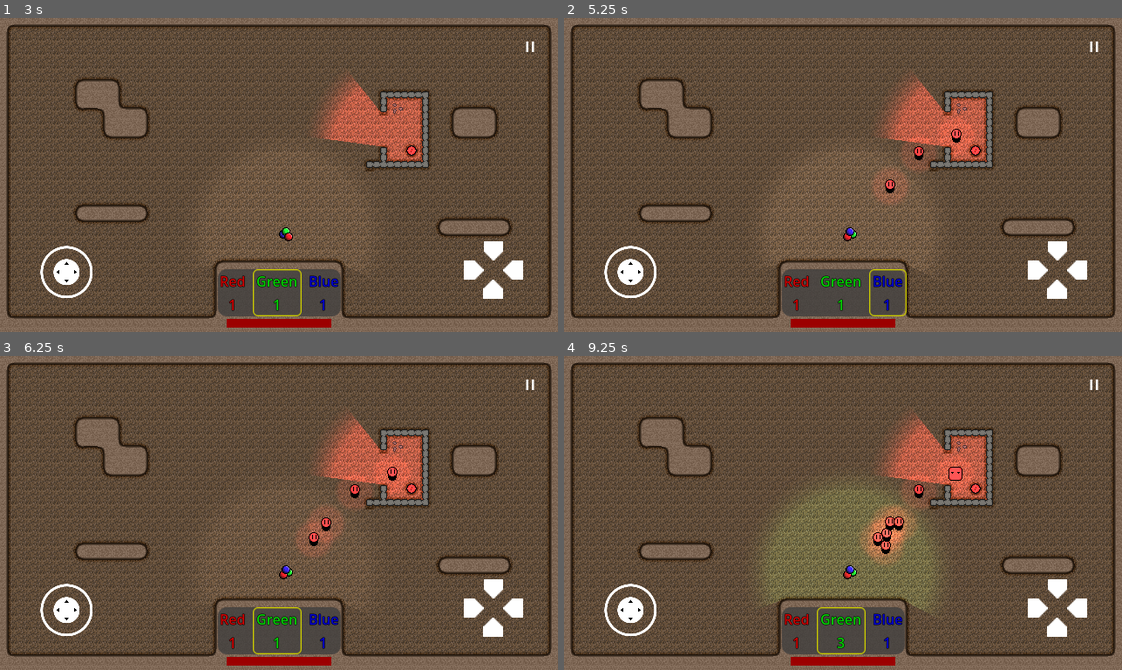
Above: before the commit, frames 1-4 (two rows, left to right).
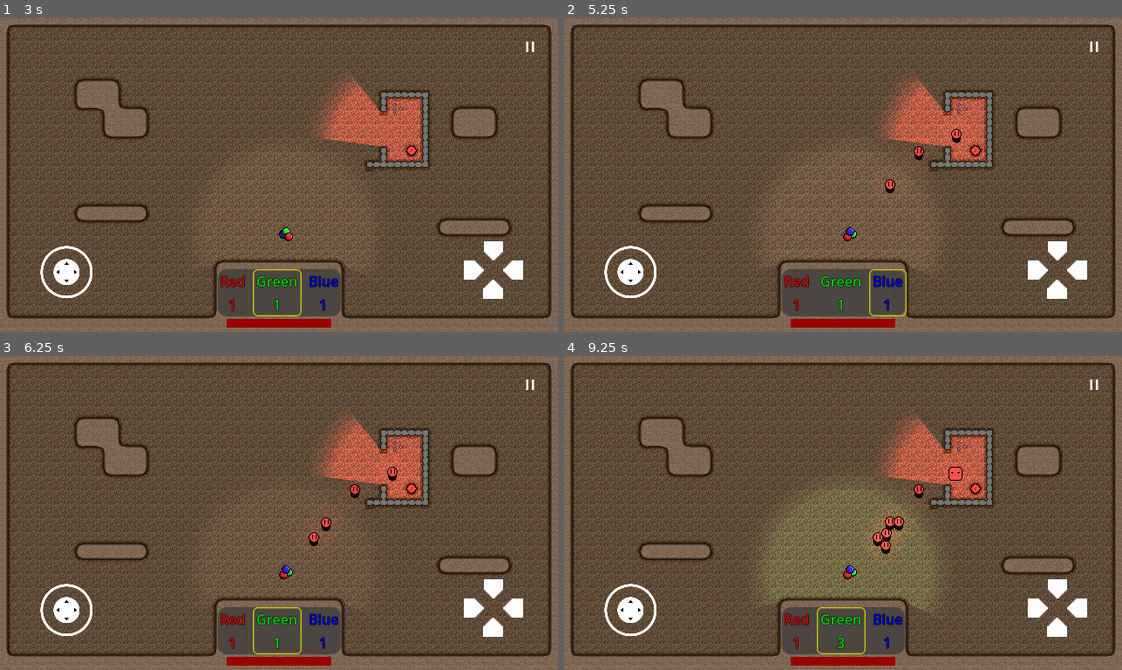
Above: after the commit, the same moments.

Repository: Degenerate-Games/shadows-below
Game: Godot game, scene res://scenes/menus/main_menu.tscn
The game is run twice, just before and just after one commit, with the same random seed, the same clock (stepped at 60 frames per second) and the same inputs. Sound files missing from this copy of the repository are replaced by a short silence.
Inputs (mouse positions are in pixels of both pictures, inside the frame that each line leads up to):
- Up to frame 1 (3 s): click (279, 206) at 0.5 s; click (279, 206) at 1.25 s; click "Endless Mode" at 2 s; tap Enter at 2.75 s; move the mouse to (401, 159) at 2.77 s; hold L (mixing_ui_right) from 2.78 s (still down); tap B (bake) at 2.85 s; click (401, 159) at 2.92 s
- Up to frame 2 (5.25 s): release L (mixing_ui_right) at 3.5 s; drag from (731, 190) to (848, 234) at 3.52 s; move the mouse to (898, 105) at 4.27 s; hold L (mixing_ui_right) 4.28-5 s; tap B (bake) at 4.35 s; drag from (815, 237) to (569, 178) at 5.02 s
- Up to frame 3 (6.25 s): move the mouse to (446, 560) at 5.77 s; hold J (mixing_ui_left) from 5.78 s (still down); tap B (bake) at 5.85 s
- Up to frame 4 (9.25 s): release J (mixing_ui_left) at 6.5 s; drag from (675, 465) to (569, 516) at 6.52 s; move the mouse to (870, 513) at 7.27 s; hold K (mixing_ui_down) 7.28-8 s; tap B (bake) at 7.35, 8.85 s; click (870, 513) at 7.42 s; drag from (759, 434) to (1116, 516) at 8.02 s; move the mouse to (965, 497) at 8.77 s; hold I (mixing_ui_up) from 8.78 s (still down)

Frame 1 is identical in both runs. In frame 2, less than 0.1% of the frame differs, in the area x 55-67%, y 40-59%; in frame 3, 0.3%; in frame 4, 0.7%, in the area x 53-67%, y 40-67%.
Error in both runs: Division by zero error in operator '/'. (res://scripts/room.gd:32)

Commit message:
Add aura pulsing to enemies and enable damaging the player

Diff:
--- a/scenes/enemies/enemy_a.tscn
+++ b/scenes/enemies/enemy_a.tscn
@@ -82,6 +82,9 @@
 radius = 4.71698
 height = 13.2075
 
+[sub_resource type="CircleShape2D" id="CircleShape2D_43er3"]
+radius = 24.0
+
 [node name="EnemyA" type="CharacterBody2D" groups=["enemies"]]
 collision_layer = 2
 collision_mask = 19
@@ -117,4 +120,15 @@
 wait_time = 0.5
 autostart = true
 
+[node name="Area2D" type="Area2D" parent="."]
+
+[node name="CollisionShape2D" type="CollisionShape2D" parent="Area2D"]
+shape = SubResource("CircleShape2D_43er3")
+
+[node name="AuraPulseTimer" type="Timer" parent="."]
+autostart = true
+
 [connection signal="timeout" from="Timer" to="." method="_on_timer_timeout"]
+[connection signal="body_entered" from="Area2D" to="." method="_on_area_2d_body_entered"]
+[connection signal="body_exited" from="Area2D" to="." method="_on_area_2d_body_exited"]
+[connection signal="timeout" from="AuraPulseTimer" to="." method="_on_aura_pulse_timer_timeout"]
--- a/scenes/enemies/enemy_b.tscn
+++ b/scenes/enemies/enemy_b.tscn
@@ -81,6 +81,9 @@
 [sub_resource type="RectangleShape2D" id="RectangleShape2D_f6igf"]
 size = Vector2(15.0943, 15.0943)
 
+[sub_resource type="CircleShape2D" id="CircleShape2D_d20hg"]
+radius = 24.0
+
 [node name="EnemyB" type="CharacterBody2D" groups=["enemies"]]
 collision_layer = 2
 collision_mask = 19
@@ -115,4 +118,15 @@
 wait_time = 0.5
 autostart = true
 
+[node name="Area2D" type="Area2D" parent="."]
+
+[node name="CollisionShape2D" type="CollisionShape2D" parent="Area2D"]
+shape = SubResource("CircleShape2D_d20hg")
+
+[node name="AuraPulseTimer" type="Timer" parent="."]
+autostart = true
+
 [connection signal="timeout" from="Timer" to="." method="_on_timer_timeout"]
+[connection signal="body_entered" from="Area2D" to="." method="_on_area_2d_body_entered"]
+[connection signal="body_exited" from="Area2D" to="." method="_on_area_2d_body_exited"]
+[connection signal="timeout" from="AuraPulseTimer" to="." method="_on_aura_pulse_timer_timeout"]
--- a/scripts/enemies/enemy.gd
+++ b/scripts/enemies/enemy.gd
@@ -7,14 +7,22 @@
 var red: ColorValue
 var green: ColorValue
 var blue: ColorValue
+var base_aura_energy: float
+var pulsed: bool
+var touching_player: bool
 
-var point_light: PointLight2D
+var aura: PointLight2D
+var aura_pulse_timer: Timer
 var animation_controller: AnimatedSprite2D
 var navigation_agent: NavigationAgent2D
 
 # Called when the node enters the scene tree for the first time.
 func _ready():
-	point_light = $PointLight2D
+	pulsed = false
+	touching_player = false
+	aura = $PointLight2D
+	base_aura_energy = aura.energy
+	aura_pulse_timer = $AuraPulseTimer
 	animation_controller = $AnimatedSprite2D
 	navigation_agent = $NavigationAgent2D
 	var power_remaining = total_power
@@ -28,8 +36,11 @@
 
 	# Set the color of the point light
 	var color = Color(red.normalize(), green.normalize(), blue.normalize())
-	point_light.color = color
+	aura.color = color
 	animation_controller.self_modulate = color
+
+func _process(_delta):
+	update_aura_strength()
 
 func _physics_process(delta):
 	if navigation_agent.is_navigation_finished():
@@ -74,14 +85,52 @@
 	navigation_agent.target_position = target.global_position
 
 func get_color() -> Color:
-	return point_light.color
+	return aura.color
 
 func set_color(r: ColorValue, g: ColorValue, b: ColorValue):
 	red = r
 	green = g
 	blue = b
-	point_light.color = Color(red.normalize(), green.normalize(), blue.normalize())
-	animation_controller.self_modulate = point_light.color
+	aura.color = Color(red.normalize(), green.normalize(), blue.normalize())
+	animation_controller.self_modulate = aura.color
+
+func update_aura_strength():
+	if not aura:
+		return
+	var timer_percentage = aura_pulse_timer.time_left / aura_pulse_timer.wait_time
+	timer_percentage = remap(timer_percentage, 1, 0, -1, .1)
+	var f_a = 1 / pow(timer_percentage, 2)
+	var f_b = -1000 * pow(timer_percentage + .1, 2) + 40
+	var pulse = f_a
+	if timer_percentage >= -0.168192:
+		pulse = f_b
+	pulse = remap(pulse, 0, 40, 0.25, 1.25)
+	if timer_percentage > -0.1 and not pulsed:
+		pulsed = true
+		pulse_aura()
+	aura.energy = base_aura_energy * pulse
+
+func pulse_aura():
+	damage_player()
+
+func damage_player():
+	if not touching_player:
+		return
+	get_tree().call_group("player", "take_damage", 0.5)
 
 func _on_timer_timeout():
 	create_path()
+
+
+func _on_aura_pulse_timer_timeout():
+	pulsed = false
+
+
+func _on_area_2d_body_entered(body:Node2D):
+	if body.is_in_group("player"):
+		touching_player = true
+
+
+func _on_area_2d_body_exited(body:Node2D):
+	if body.is_in_group("player"):
+		touching_player = false
Not shown: 1 places in scenes/enemies/enemy_a.tscn that only renumber resources
Not shown: 1 places in scenes/enemies/enemy_b.tscn that only renumber resources
